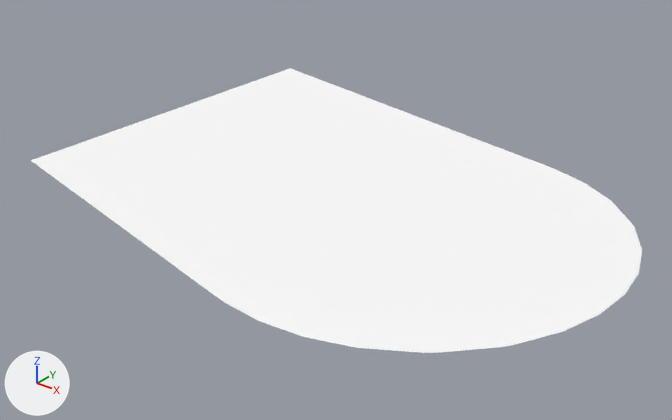
The glTF model games/yorimichi/assets/belmonte/meshes/SM_BM_BC_Water_7.glb: old version first, new version second.
Camera for both pictures: a camera (50 mm lens) standing at (1362.4, -363.6, 2.1) and looking at (1309.9, -297.9, -38.6). The lights are fixed; the arrows at lower left show +X, +Y and +Z. The older version comes first.

Names of what the first picture shows: 'SM_BM_BC_Water_7'.
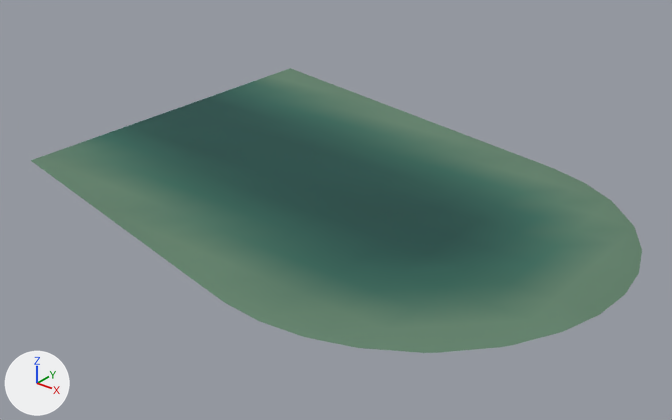
What differs and where, as boxes [x1, y1, x2, y2] in the pictures (672 x 420 px):
part 1 of me_sm_bc_water_7, recoloured (white to dark cyan): [101, 89, 554, 290] in both
part 2 of me_sm_bc_water_7, recoloured (white to dark green): [66, 76, 617, 324] in both
part 3 of me_sm_bc_water_7, recoloured (white to greyish green): [31, 68, 642, 353] in both

The change, as a list of edits to the scene's bpy script:
```text
Change me_sm_bc_water_7:
    where me_sm_bc_water_7.from_pydata(...)  # 193 vertices, 328 faces; spans x 1280.5..1340.5, y -320.5..-271.2, z -36.2..-36.1
    used by ob_sm_bm_bc_water_7; location = (0.0, 0.0, 0.0)
    me_sm_bc_water_7 part 1: 134 faces centred in x 1281.8..1329.8, y -310.2..-282.2, z -36.2..-36.1 are repainted in the vertex colours; the middle colour goes from white #ffffff to dark cyan #1d4e47
    me_sm_bc_water_7 part 2: 71 faces centred in x 1281.8..1333.8, y -314.2..-276.8, z -36.2..-36.1 are repainted in the vertex colours; the middle colour goes from white #ffffff to dark green #3e6f5e
    me_sm_bc_water_7 part 3: 123 faces centred in x 1281.0..1339.1, y -320.1..-271.4, z -36.2..-36.1 are repainted in the vertex colours; the middle colour goes from white #ffffff to greyish green #61826b
```
